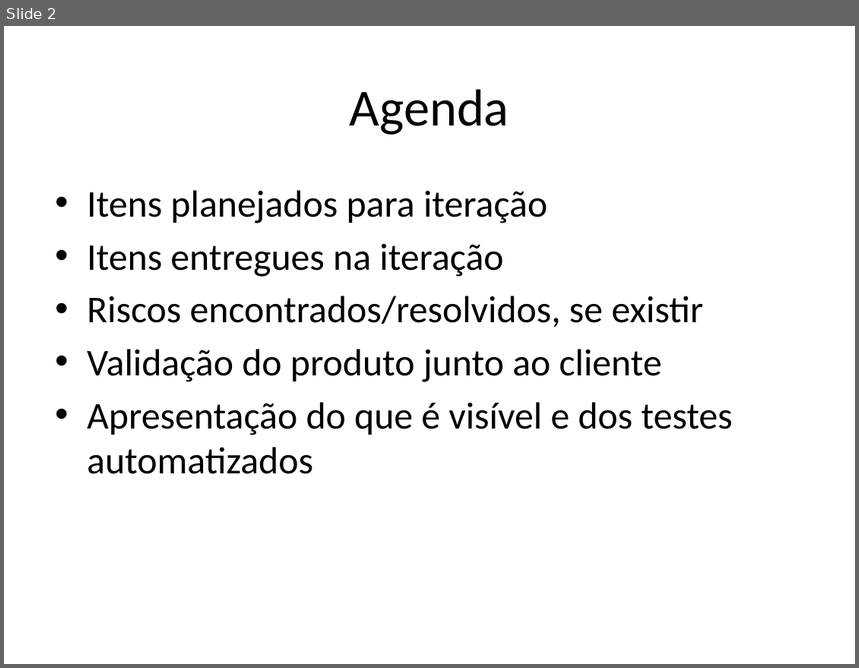
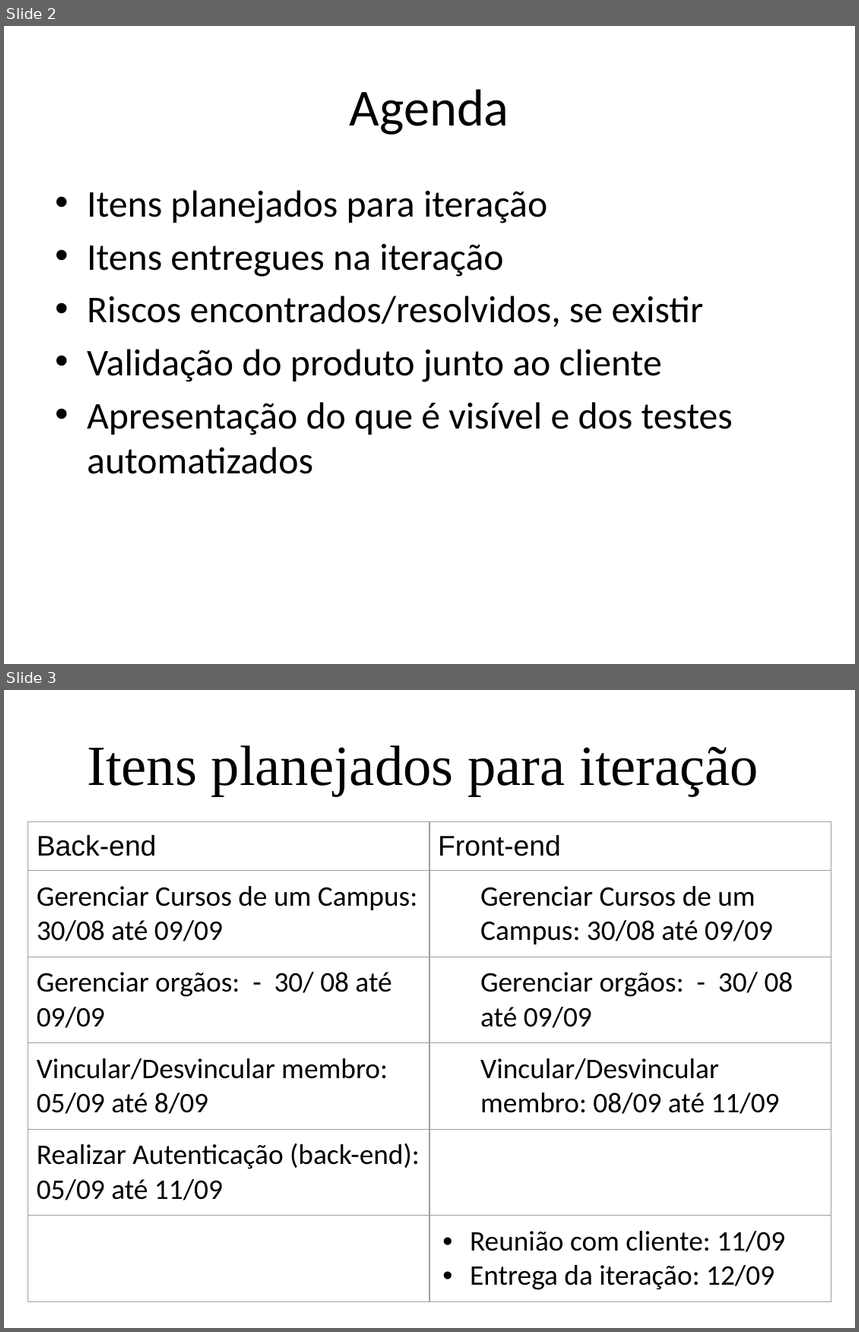
Before and after one commit to Antoniojustino4/sysmeeting, a slide deck: docs/PJ2/1 Interação/Template_apresentacao_de_resultados.pptx. Shown one above the other, each under a label of ours: slide 2 before the commit, slides 2 and 3 after it. The pictures are 859x668 and 859x1332 pixels, drawn with LibreOffice and Linux fonts; fonts in the diff are those of the drawing. Boxes give left, top, right and bottom in pixels: in the first picture for what was removed or moved away, otherwise in the second. Text is boxed around its words. In the diff, an @@ line names an element or a change of style, - is before the commit and + after.

```diff
--- a/docs/PJ2/1 Interação/Template_apresentacao_de_resultados.pptx
+++ b/docs/PJ2/1 Interação/Template_apresentacao_de_resultados.pptx
@@ slide 3 added at <box>4,690,855,1328</box>, background #FFFFFF @@
@@ title added at <box>87,745,759,796</box>, 48 pt, text #000000 @@
+Itens planejados para iteração
@@ table added at <box>28,822,832,1293</box>, 6 rows, 2 columns @@
+Back-end | Front-end
+Gerenciar Cursos de um Campus: 30/08 até 09/09 | Gerenciar Cursos de um Campus: 30/08 até 09/09
+Gerenciar orgãos: - 30/ 08 até 09/09 | Gerenciar orgãos: - 30/ 08 até 09/09
+Vincular/Desvincular membro: 05/09 até 8/09 | Vincular/Desvincular membro: 08/09 até 11/09
+Realizar Autenticação (back-end): 05/09 até 11/09 | 
+ | Reunião com cliente: 11/09 / Entrega da iteração: 12/09
```
Also in this commit, not shown: 1 other slide changed, 4 other slides added, 7 other files.
